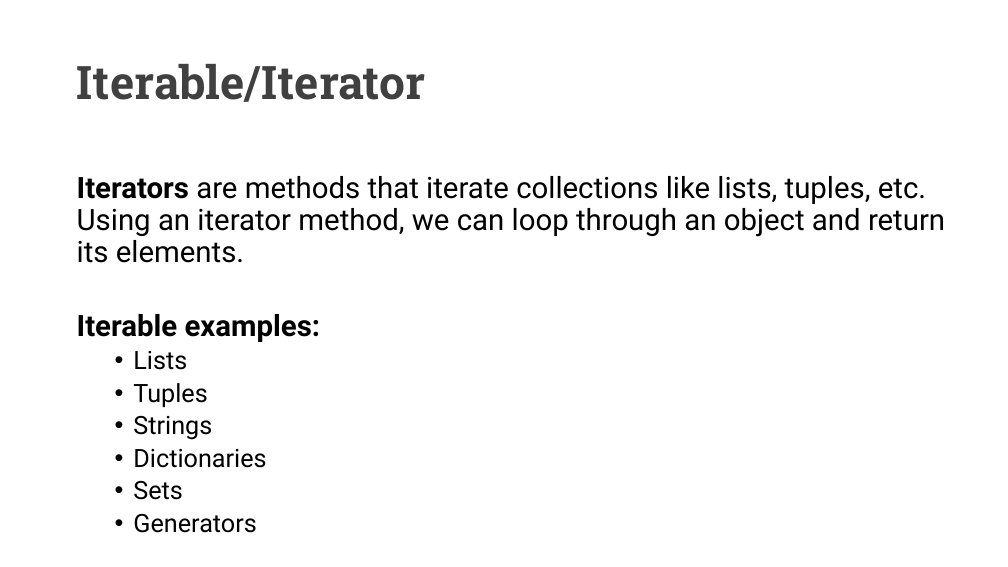
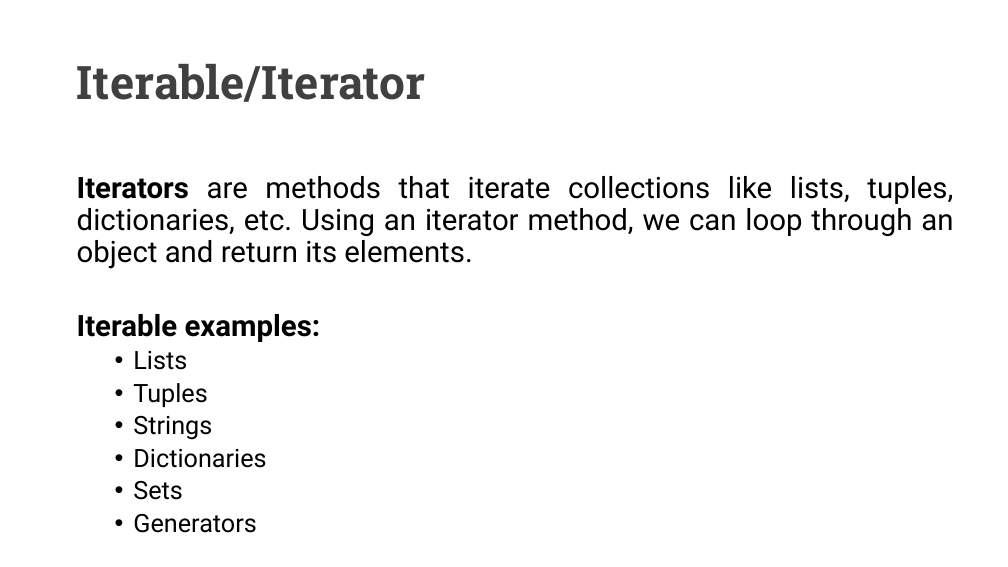
Before and after one commit to UCLL-PR2/exercises, a slide deck: slide 22 of 03-iterators&comprehension/programming2_iterable.pptx. Drawn at 1008x567 pixels with LibreOffice and Linux fonts; fonts in the diff are those of the drawing. Boxes give left, top, right and bottom in pixels: in the first picture for what was removed or moved away, otherwise in the second. Text is boxed around its words. In the diff, an @@ line names an element or a change of style, - is before the commit and + after.

Commit message:
slide

```diff
--- a/03-iterators&comprehension/programming2_iterable.pptx
+++ b/03-iterators&comprehension/programming2_iterable.pptx
@@ text at box(77, 176, 953, 269): text changed @@
-Iterators are methods that iterate collections like lists, tuples, etc. Using an iterator method, we can loop through an object and return its elements.
+Iterators are methods that iterate collections like lists, tuples, dictionaries, etc. Using an iterator method, we can loop through an object and return its elements.
```
Also in this commit, not shown: 1 other slide changed.
